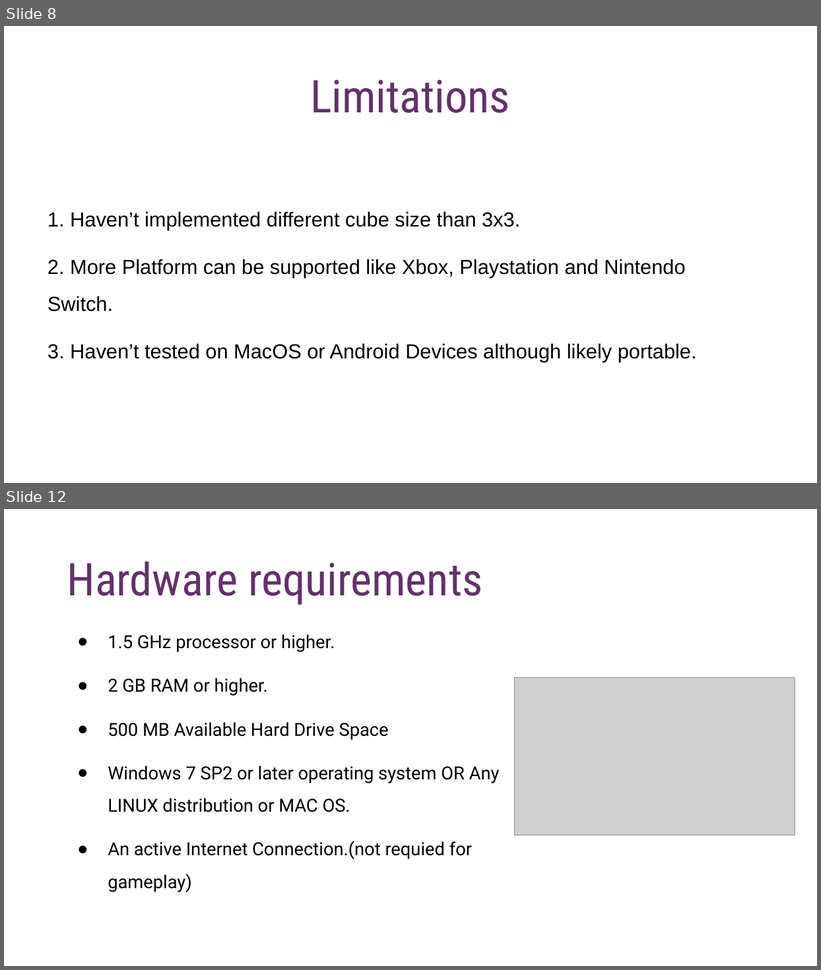
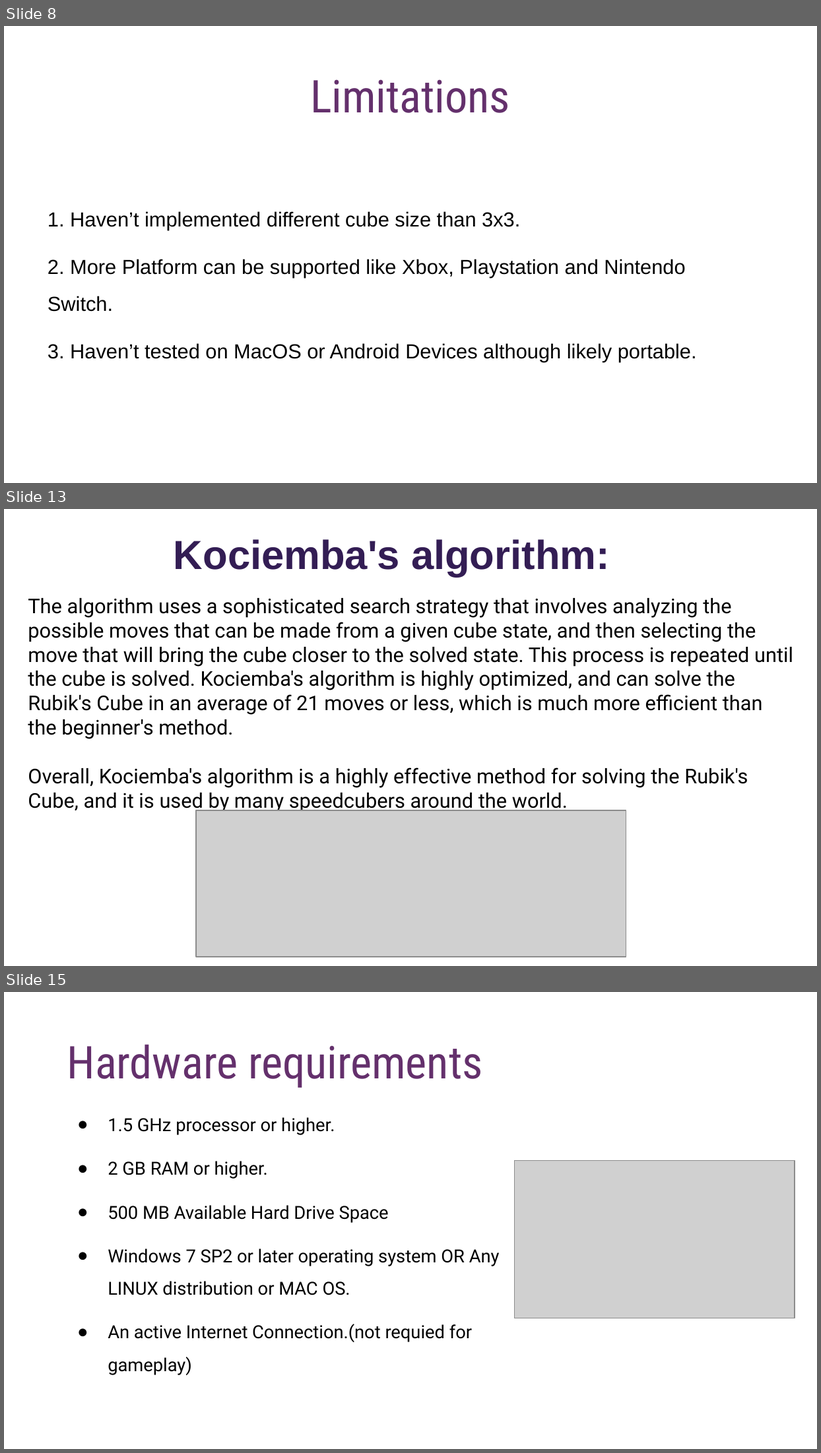
Before and after one commit to Prakash4844/Semester-6-Project-Synopsis, a slide deck: Rubikc PPT.pptx. Shown one above the other, each under a label of ours: slides 8 and 12 before the commit, slides 8, 13 and 15 after it; the slides between them are not shown. The pictures are 821x970 and 821x1453 pixels, drawn with LibreOffice and Linux fonts; fonts in the diff are those of the drawing; grey boxes stand for pictures. Boxes give left, top, right and bottom in pixels: in the first picture for what was removed or moved away, otherwise in the second. Text is boxed around its words. In the diff, an @@ line names an element or a change of style, - is before the commit and + after.

```diff
--- a/Rubikc PPT.pptx
+++ b/Rubikc PPT.pptx
@@ slide 13 added at (4, 509, 817, 966), background #FFFFFF @@
@@ text added at (174, 539, 610, 577), 36 pt, text #331D54, bold @@
+Kociemba's algorithm:
@@ text added at (28, 598, 793, 809), 18 pt, text #000000 @@
+The algorithm uses a sophisticated search strategy that involves analyzing the possible moves that can be made from a given cube state, and then selecting the move that will bring the cube closer to the solved state. This process is repeated until the cube is solved. Kociemba's algorithm is highly optimized, and can solve the Rubik's Cube in an average of 21 moves or less, which is much more efficient than the beginner's method.
+Overall, Kociemba's algorithm is a highly effective method for solving the Rubik's Cube, and it is used by many speedcubers around the world.
@@ picture added at (196, 811, 626, 957) @@
@@ what was slide 12 is now slide 15 @@
```
Also in this commit, not shown: 7 slides changed, 2 other slides added.
